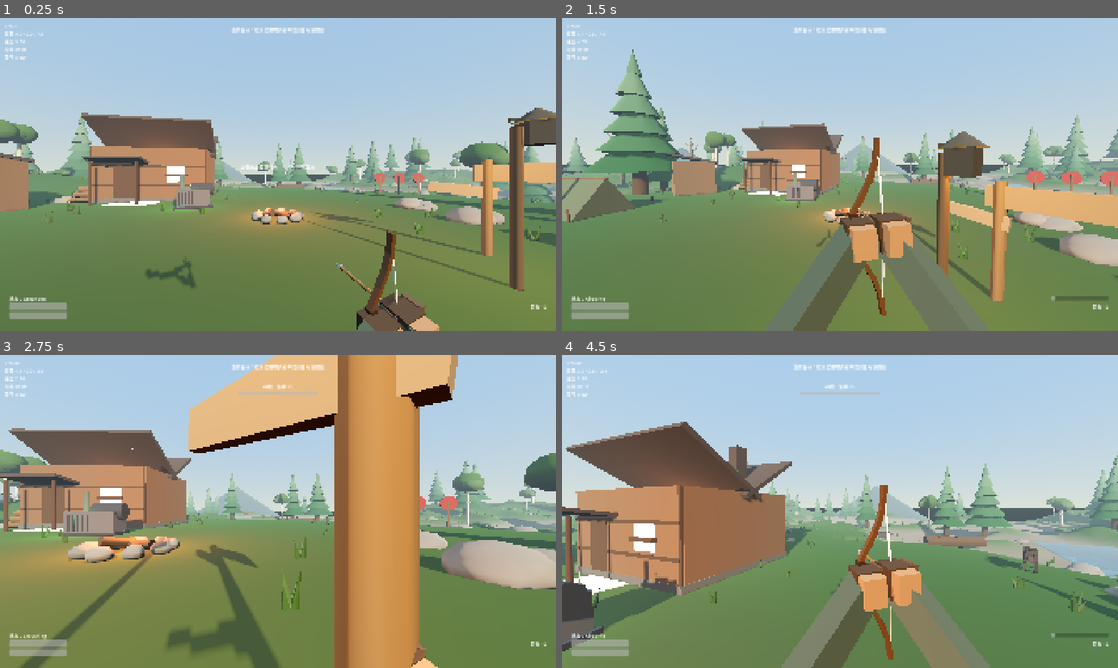
Above: before the commit, frames 1-4 (two rows, left to right).
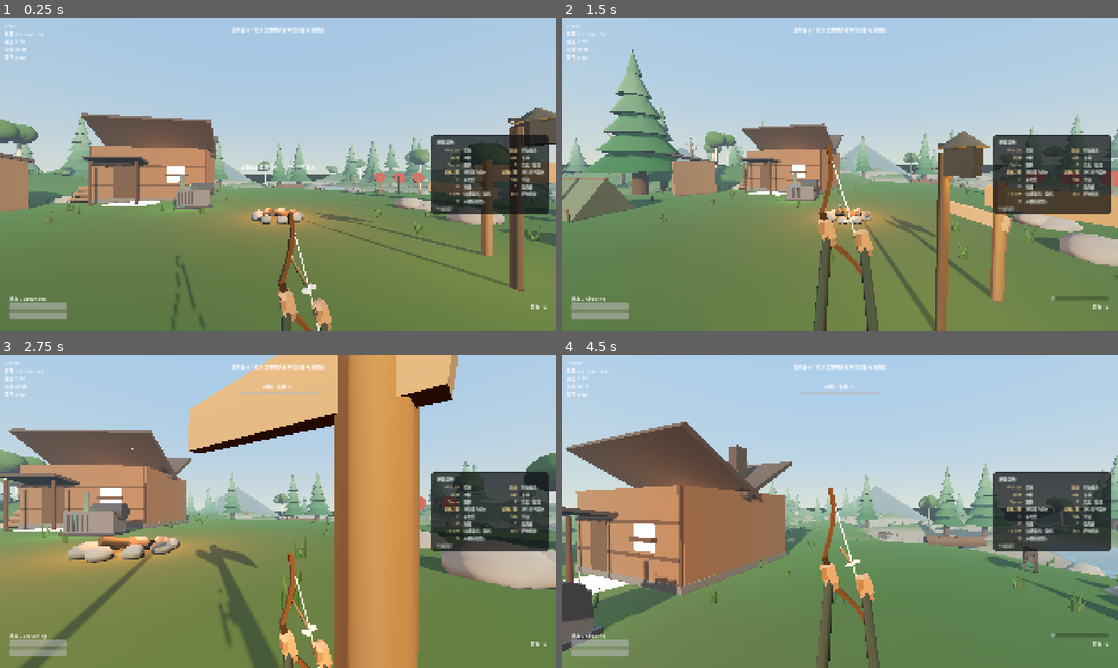
Above: after the commit, the same moments.

Repository: fengjutian/Forest-Adventure
Game: Godot game, scene res://scenes/main/main.tscn
Two runs of this game, one before a commit and one after it. Both use one fixed random seed, a clock stepped at 60 frames per second and the inputs below.
Inputs (mouse positions are in pixels of both pictures, inside the frame that each line leads up to):
- Up to frame 1 (0.25 s): no input
- Up to frame 2 (1.5 s): tap Enter at 0.5 s; move the mouse to (962, 158) at 0.52 s; hold D (move_right) 0.53-1.28 s; hold Right mouse button (aim) 0.53-1.28 s; click (962, 158) at 0.67 s; tap Space (jump) at 0.77, 1.07 s; tap C (compass) at 0.8, 1.35 s; move the mouse to (812, 174) at 1.27 s; hold W (move_forward) from 1.28 s (still down); click (812, 174) at 1.42 s
- Up to frame 3 (2.75 s): keep holding W (move_forward); tap Space (jump) at 1.52, 1.82 s; tap Ctrl (crouch) at 1.55 s; move the mouse to (289, 505) at 2.02 s; hold Ctrl (crouch) from 2.03 s (still down); click (289, 505) at 2.3 s
- Up to frame 4 (4.5 s): keep holding W (move_forward); move the mouse to (834, 517) at 2.77 s; release Ctrl (crouch) at 2.78 s; click (834, 517) at 2.85 s; tap Space (jump) at 3.02, 3.32, 3.77, 4.07 s; tap F (flashlight) at 3.05 s; move the mouse to (878, 514) at 3.52 s; hold F (flashlight) 3.53-4.28 s; click (878, 514) at 3.67 s; tap E (interact) at 3.8, 4.35 s; tap Tab (inventory) at 4.15 s; move the mouse to (795, 508) at 4.27 s; click (795, 508) at 4.42 s

The runs differ from the first frame. In frame 1, 8.5% of the frame differs, in the area x 26-99%, y 37-100%; in frame 2, 12%; in frame 3, 7.3%; in frame 4, 13%, in the area x 39-99%, y 37-100%.

Commit message:
feat: Enhance HUD with key hints and toggle functionality; improve first-person arm and bow model representation

Diff:
--- a/game/project.godot
+++ b/game/project.godot
@@ -97,6 +97,10 @@
 "deadzone": 0.5,
 "events": [Object(InputEventMouseButton,"button_index":2)]
 }
+toggle_help={
+"deadzone": 0.5,
+"events": [Object(InputEventKey,"physical_keycode":72)]
+}
 
 [layer_names]
 
--- a/game/scripts/gameplay/bow.gd
+++ b/game/scripts/gameplay/bow.gd
@@ -32,14 +32,17 @@
 ## 瞄准时的鼠标灵敏度倍率。
 @export var aim_sensitivity_scale: float = 0.45
 ## 垂下持弓时相对镜头的偏移与朝向。
-@export var view_offset: Vector3 = Vector3(0.26, -0.31, -0.47)
-@export var view_rotation_degrees: Vector3 = Vector3(8.0, 22.0, 10.0)
-## 举弓瞄准时相对镜头的偏移与朝向。弓弦落在屏幕中心。
-@export var aim_view_offset: Vector3 = Vector3(0.0, -0.02, -0.45)
-@export var aim_view_rotation_degrees: Vector3 = Vector3(0.0, 8.0, 0.0)
+@export var view_offset: Vector3 = Vector3(0.08, -0.3, -0.55)
+@export var view_rotation_degrees: Vector3 = Vector3(0.0, 10.0, 14.0)
+## 举弓瞄准时相对镜头的偏移与朝向。
+##
+## 主要靠滚转（绕 Z）把弓身侧过来，偏航只留一点点：
+## 偏航越大越容易看见箭杆，但箭也会越明显地偏向准星左侧。
+@export var aim_view_offset: Vector3 = Vector3(0.0, -0.03, -0.56)
+@export var aim_view_rotation_degrees: Vector3 = Vector3(0.0, 6.0, 18.0)
 ## 第一人称模型整体缩放。
-## 弓本身是 1.32 m 的猎弓，缩到 0.30 后与相机距离配合，正好占满画面高度。
-@export var view_scale: float = 0.30
+## 弓本身是 1.32 m 的猎弓，缩到 0.32 后与相机距离配合，正好占满画面高度。
+@export var view_scale: float = 0.32
 
 ## 弓本地坐标里的关键点。
 const GRIP_POINT := Vector3(-0.2, 0.0, 0.0)
@@ -48,14 +51,9 @@
 ## 弓弦静止位置（也是箭尾位置）。
 const NOCK_REST := Vector3(0.0, 0.02, 0.06)
 ## 满蓄力时弦被拉后的距离（弓本地单位）。乘上 view_scale 约 0.25 m。
-const MAX_DRAW := 0.92
+const MAX_DRAW := 0.72
 ## 手部缩放。弓是缩小的视图模型，手不能按真人尺寸摆，否则像个巨人。
-const HAND_SCALE := 0.62
-## 手臂两段长度与肩点（相机空间，米）。
-const LEFT_SHOULDER := Vector3(-0.2, -0.26, 0.03)
-const RIGHT_SHOULDER := Vector3(0.22, -0.26, 0.03)
-const UPPER_ARM := 0.33
-const FOREARM := 0.32
+const HAND_SCALE := 0.42
 ## 持弓摆动幅度（米 / 度）。
 const BOB_SIDE := 0.009
 const BOB_UP := 0.006
@@ -151,13 +149,13 @@
 	_string_top = _add_mesh(_bow_pivot, "StringTop", string_mesh)
 	_string_bottom = _add_mesh(_bow_pivot, "StringBottom", string_mesh)
 
-	var hand_mesh := PropKit.make_player_hand(Color(0.66, 0.49, 0.36), Color(0.27, 0.21, 0.16))
+	var hand_mesh := PropKit.make_player_hand(Color(0.6, 0.45, 0.33))
 	_left_hand = _add_mesh(_view_root, "LeftHand", hand_mesh)
 	_right_hand = _add_mesh(_view_root, "RightHand", hand_mesh)
 
-	var sleeve := Color(0.21, 0.24, 0.19)
-	var upper_mesh := PropKit.make_limb_mesh(sleeve)
-	var fore_mesh := PropKit.make_limb_mesh(sleeve.lightened(0.07))
+	var sleeve := Color(0.16, 0.18, 0.14)
+	var upper_mesh := PropKit.make_arm_mesh(sleeve)
+	var fore_mesh := PropKit.make_arm_mesh(sleeve.lightened(0.05))
 	_upper_left = _add_mesh(_view_root, "UpperArmLeft", upper_mesh)
 	_fore_left = _add_mesh(_view_root, "ForearmLeft", fore_mesh)
 	_upper_right = _add_mesh(_view_root, "UpperArmRight", upper_mesh)
@@ -316,20 +314,22 @@
 	var grip := bow * GRIP_POINT
 	var nock := bow * nock_local
 
-	# 双手：左手扣住握把，右手捏着弦并跟着拉开
+	# 双手：左手扣住握把，右手捏着弦并跟着拉开。
+	# 右手往右偏一点，免得把准星和箭挡住。
 	var left_hand_pos := grip + bow_rotation * Vector3(0.0, 0.0, 0.03)
-	var right_hand_pos := nock + bow_rotation * Vector3(0.0, 0.0, 0.018)
+	var right_hand_pos := nock + bow_rotation * Vector3(0.012, -0.055, 0.02)
 	var hand_basis := bow_rotation.scaled(Vector3.ONE * HAND_SCALE)
 	_left_hand.transform = Transform3D(hand_basis, left_hand_pos)
 	_right_hand.transform = Transform3D(hand_basis, right_hand_pos)
 
-	# 手臂：肩 → 肘 → 手。手到肩的距离超过臂长时自动伸直。
-	var left_elbow := _solve_elbow(LEFT_SHOULDER, left_hand_pos, UPPER_ARM, FOREARM, Vector3(-0.65, -1.0, 0.1))
-	var right_elbow := _solve_elbow(RIGHT_SHOULDER, right_hand_pos, UPPER_ARM, FOREARM, Vector3(0.7, -1.0, 0.1))
-	_upper_left.transform = _segment_transform(LEFT_SHOULDER, left_elbow, 0.066)
-	_fore_left.transform = _segment_transform(left_elbow, left_hand_pos, 0.058)
-	_upper_right.transform = _segment_transform(RIGHT_SHOULDER, right_elbow, 0.066)
-	_fore_right.transform = _segment_transform(right_elbow, right_hand_pos, 0.058)
+	# 前臂从画面下方竖直伸上来接住手。上臂再往下、往身后去，
+	# 整段都在画面外——第一人称里看到的只有一小截小臂，和真实持弓视角一致。
+	var left_elbow := left_hand_pos + Vector3(-0.02, -0.3, 0.05)
+	var right_elbow := right_hand_pos + Vector3(0.03, -0.28, 0.05)
+	_fore_left.transform = _segment_transform(left_elbow, left_hand_pos, 0.032)
+	_fore_right.transform = _segment_transform(right_elbow, right_hand_pos, 0.03)
+	_upper_left.transform = _segment_transform(left_elbow + Vector3(-0.1, -0.26, 0.08), left_elbow, 0.04)
+	_upper_right.transform = _segment_transform(right_elbow + Vector3(0.1, -0.26, 0.08), right_elbow, 0.04)
 
 	# 弓弦：两段折线，从上下弓臂尖端连到弦心；拉弦时折成 V 形
 	_string_top.transform = _segment_transform(STRING_TOP, nock_local, 0.012)
@@ -379,24 +379,6 @@
 	_view_root.rotation_degrees = Vector3(_sway.y, _sway.x, roll)
 
 
-## 两段手臂的肘部求解：已知肩、手和两段长度，求肘的位置。
-##
-## 肘落在「肩→手」连线的垂直平面上，方向由 bend 指定，避免反关节。
-static func _solve_elbow(shoulder: Vector3, hand: Vector3, upper: float, forearm: float, bend: Vector3) -> Vector3:
-	var to_hand := hand - shoulder
-	var distance := to_hand.length()
-	if distance < 0.0001:
-		return shoulder + Vector3(0.0, -upper, 0.0)
-	distance = clampf(distance, absf(upper - forearm) + 0.005, upper + forearm - 0.005)
-	var direction := to_hand.normalized()
-	var along := (upper * upper - forearm * forearm + distance * distance) / (2.0 * distance)
-	var height := sqrt(maxf(0.0, upper * upper - along * along))
-	var bend_direction := bend - direction * bend.dot(direction)
-	if bend_direction.length() < 0.001:
-		bend_direction = Vector3.DOWN
-	return shoulder + direction * along + bend_direction.normalized() * height
-
-
 ## 把一段沿 +Y 的方柱摆到 from → to，粗细为 thickness（与起点同一坐标空间）。
 static func _segment_transform(from: Vector3, to: Vector3, thickness: float) -> Transform3D:
 	var delta := to - from
--- a/game/scripts/ui/hud.gd
+++ b/game/scripts/ui/hud.gd
@@ -23,6 +23,15 @@
 var _hit_marker_timer: float = 0.0
 var _threat_timer: float = 0.0
 
+## 按键提示：进游戏先自动显示几秒，之后按 H 开关。
+const CONTROLS_HINT_SECONDS := 9.0
+const TOGGLE_HELP_ACTION := &"toggle_help"
+var _controls_panel: PanelContainer = null
+var _controls_toggle: Label = null
+var _controls_auto_timer: float = 0.0
+## 玩家用 H 手动打开后，就不再自动收起。
+var _controls_pinned: bool = false
+
 
 func _ready() -> void:
 	EventBus.interaction_target_changed.connect(_on_target_changed)
@@ -46,6 +55,10 @@
 	enemy_name.visible = false
 	enemy_bar.visible = false
 
+	_build_controls_hint()
+	_show_controls_hint(true)
+	_controls_auto_timer = CONTROLS_HINT_SECONDS
+
 	# Player 的 _ready 可能早于 HUD，首帧不会收到 health/stamina 广播，这里主动同步一次
 	_sync_from_player()
 
@@ -67,6 +80,7 @@
 	_update_hit_marker(_delta)
 	_update_bow_state()
 	_update_threat()
+	_update_controls_hint(_delta)
 
 
 func _update_bow_state() -> void:
@@ -118,8 +132,178 @@
 
 
 func _unhandled_input(event: InputEvent) -> void:
+	if event.is_action_pressed(TOGGLE_HELP_ACTION):
+		toggle_controls_hint()
+		return
 	if event.is_action_pressed("pause"):
 		release_mouse_hint()
+
+
+# ------------------------------------------------------------------ 按键提示
+
+## 打开/关闭按键提示面板。手动打开后不再自动收起。
+func toggle_controls_hint() -> void:
+	if _controls_panel == null:
+		return
+	var next := not _controls_panel.visible
+	_controls_pinned = next
+	_controls_auto_timer = 0.0
+	_show_controls_hint(next)
+
+
+func _show_controls_hint(show: bool) -> void:
+	if _controls_panel == null:
+		return
+	_controls_panel.visible = show
+	if _controls_toggle != null:
+		_controls_toggle.visible = not show
+
+
+func _update_controls_hint(delta: float) -> void:
+	if _controls_auto_timer <= 0.0:
+		return
+	_controls_auto_timer = maxf(0.0, _controls_auto_timer - delta)
+	if _controls_auto_timer <= 0.0 and not _controls_pinned:
+		_show_controls_hint(false)
+
+
+## 把动作绑定的第一个按键转成可读文本；鼠标动作直接给中文。
+func _binding_text(action: StringName) -> String:
+	for event in InputMap.action_get_events(action):
+		if event is InputEventKey:
+			var key := event as InputEventKey
+			var code: int = key.physical_keycode if key.physical_keycode != 0 else key.keycode
+			var text := OS.get_keycode_string(code)
+			if text == "Escape":
+				text = "Esc"
+			return text
+		if event is InputEventMouseButton:
+			var button := (event as InputEventMouseButton).button_index
+			if button == MOUSE_BUTTON_LEFT:
+				return "鼠标左键"
+			if button == MOUSE_BUTTON_RIGHT:
+				return "鼠标右键"
+	return "?"
+
+
+## 按键提示的内容：左列按键、右列动作，凑四列排成一张小表。
+func _controls_entries() -> Array:
+	var move := "%s %s %s %s" % [
+		_binding_text(&"move_forward"), _binding_text(&"move_left"),
+		_binding_text(&"move_back"), _binding_text(&"move_right"),
+	]
+	return [
+		[move, "移动"],
+		["鼠标", "转动视角"],
+		[_binding_text(&"sprint"), "冲刺"],
+		[_binding_text(&"crouch"), "下蹲"],
+		[_binding_text(&"jump"), "跳跃"],
+		[_binding_text(&"interact"), "交互 / 拾取"],
+		[_binding_text(&"fire"), "按住蓄力射击"],
+		[_binding_text(&"aim"), "按住举弓瞄准"],
+		[_binding_text(&"flashlight"), "手电筒"],
+		[_binding_text(&"inventory"), "背包"],
+		[_binding_text(&"map"), "地图"],
+		[_binding_text(&"compass"), "指南针"],
+		["%s / %s" % [_binding_text(&"quick_save"), _binding_text(&"quick_load")], "快速存档 / 读档"],
+		[_binding_text(&"pause"), "释放鼠标"],
+		[_binding_text(TOGGLE_HELP_ACTION), "开关按键提示"],
+	]
+
+
+## 按键提示面板完全由代码搭建：内容来自输入映射，改键后不用同步改 UI。
+func _build_controls_hint() -> void:
+	var root := Control.new()
+	root.name = "ControlsHint"
+	root.mouse_filter = Control.MOUSE_FILTER_IGNORE
+	root.set_anchors_preset(Control.PRESET_FULL_RECT)
+	add_child(root)
+
+	var style := StyleBoxFlat.new()
+	style.bg_color = Color(0.05, 0.06, 0.07, 0.72)
+	style.border_color = Color(1.0, 1.0, 1.0, 0.12)
+	style.set_border_width_all(1)
+	style.set_corner_radius_all(8)
+
+	var panel := PanelContainer.new()
+	panel.name = "ControlsPanel"
+	panel.mouse_filter = Control.MOUSE_FILTER_IGNORE
+	panel.add_theme_stylebox_override("panel", style)
+	panel.anchor_left = 1.0
+	panel.anchor_right = 1.0
+	panel.anchor_top = 0.5
+	panel.anchor_bottom = 0.5
+	panel.offset_left = -24.0
+	panel.offset_right = -24.0
+	panel.grow_horizontal = Control.GROW_DIRECTION_BEGIN
+	panel.grow_vertical = Control.GROW_DIRECTION_BOTH
+	root.add_child(panel)
+	_controls_panel = panel
+
+	var margin := MarginContainer.new()
+	margin.mouse_filter = Control.MOUSE_FILTER_IGNORE
+	margin.add_theme_constant_override("margin_left", 16)
+	margin.add_theme_constant_override("margin_right", 16)
+	margin.add_theme_constant_override("margin_top", 12)
+	margin.add_theme_constant_override("margin_bottom", 10)
+	panel.add_child(margin)
+
+	var box := VBoxContainer.new()
+	box.mouse_filter = Control.MOUSE_FILTER_IGNORE
+	box.add_theme_constant_override("separation", 8)
+	margin.add_child(box)
+
+	var title := Label.new()
+	title.text = "按键提示"
+	title.add_theme_font_size_override("font_size", 15)
+	title.add_theme_color_override("font_color", Color(0.92, 0.95, 0.9))
+	box.add_child(title)
+
+	var grid := GridContainer.new()
+	grid.mouse_filter = Control.MOUSE_FILTER_IGNORE
+	grid.columns = 4
+	grid.add_theme_constant_override("h_separation", 16)
+	grid.add_theme_constant_override("v_separation", 5)
+	box.add_child(grid)
+
+	for entry in _controls_entries():
+		var key := Label.new()
+		key.text = String(entry[0])
+		key.horizontal_alignment = HORIZONTAL_ALIGNMENT_RIGHT
+		key.custom_minimum_size = Vector2(78.0, 0.0)
+		key.add_theme_font_size_override("font_size", 13)
+		key.add_theme_color_override("font_color", Color(0.96, 0.84, 0.58))
+		grid.add_child(key)
+
+		var action := Label.new()
+		action.text = String(entry[1])
+		action.add_theme_font_size_override("font_size", 13)
+		action.add_theme_color_override("font_color", Color(0.86, 0.89, 0.86))
+		grid.add_child(action)
+
+	var footer := Label.new()
+	footer.text = "%s 收起提示" % _binding_text(TOGGLE_HELP_ACTION)
+	footer.add_theme_font_size_override("font_size", 11)
+	footer.add_theme_color_override("font_color", Color(0.7, 0.73, 0.7))
+	box.add_child(footer)
+
+	var toggle := Label.new()
+	toggle.name = "ToggleHint"
+	toggle.mouse_filter = Control.MOUSE_FILTER_IGNORE
+	toggle.text = "%s 按键提示" % _binding_text(TOGGLE_HELP_ACTION)
+	toggle.anchor_left = 1.0
+	toggle.anchor_right = 1.0
+	toggle.anchor_top = 0.0
+	toggle.anchor_bottom = 0.0
+	toggle.offset_left = -260.0
+	toggle.offset_right = -24.0
+	toggle.offset_top = 16.0
+	toggle.offset_bottom = 40.0
+	toggle.horizontal_alignment = HORIZONTAL_ALIGNMENT_RIGHT
+	toggle.add_theme_font_size_override("font_size", 13)
+	toggle.modulate = Color(1.0, 1.0, 1.0, 0.55)
+	root.add_child(toggle)
+	_controls_toggle = toggle
 
 
 ## 鼠标未被捕获时提示玩家点击画面，Esc 归还鼠标。
@@ -144,7 +328,8 @@
 	var prompt := "交互"
 	if target.has_method("get_prompt"):
 		prompt = String(target.get_prompt(actor))
-	interaction_prompt.text = prompt
+	# 交互提示带上当前绑定键，改键后自动跟着变
+	interaction_prompt.text = "[%s] %s" % [_binding_text(&"interact"), prompt]
 
 
 func _on_health_changed(current: float, maximum: float) -> void:
--- a/game/scripts/world/prop_kit.gd
+++ b/game/scripts/world/prop_kit.gd
@@ -423,21 +423,38 @@
 	return merge([_box(Vector3(1, 1, 1), _xform(Vector3(0, 0.5, 0)), color)])
 
 
-## 第一人称手部：握拳，四指在 -Z 一侧（包住握把），拇指在 +X 一侧。
-##
-## 以掌心为原点，方便直接摆到握把或弓弦上。
-static func make_player_hand(skin: Color, glove: Color) -> ArrayMesh:
-	var parts: Array = []
-	# 手背与手掌
-	parts.append(_box(Vector3(0.085, 0.1, 0.075), _xform(Vector3.ZERO), glove))
-	# 四指：竖直叠起来，正好扣住竖直的弓把
+## 手臂：沿 +Y 从 0 长到 1 的八棱柱，肩端粗、腕端细。
+##
+## 用逐渐收细的八棱柱而不是方柱，第一人称里才像一条手臂，
+## 而不是一块斜着插进画面的木板。
+static func make_arm_mesh(color: Color) -> ArrayMesh:
+	var mesh := CylinderMesh.new()
+	mesh.top_radius = 0.36
+	mesh.bottom_radius = 0.5
+	mesh.height = 1.0
+	mesh.radial_segments = 8
+	mesh.rings = 1
+	return merge([[mesh, _xform(Vector3(0, 0.5, 0)), color]])
+
+
+## 第一人称手部：握拳，手背朝向镜头，四指在 -Z 一侧包住握把。
+##
+## 拇指压在握把靠近镜头的一侧——第一人称里能看见它，手才像在“握”，
+## 而不是一只悬空的方块。手腕朝下接前臂。
+static func make_player_hand(skin: Color) -> ArrayMesh:
+	var parts: Array = []
+	# 手背
+	parts.append(_box(Vector3(0.082, 0.1, 0.062), _xform(Vector3.ZERO), skin))
+	# 四指：在 -Z 侧竖直叠起来，正好扣住竖直的弓把
 	for i in 4:
-		var y := 0.033 - float(i) * 0.023
-		parts.append(_box(Vector3(0.08, 0.02, 0.055), _xform(Vector3(0, y, -0.048)), glove.darkened(0.08)))
-	# 拇指：从侧面压住握把
-	parts.append(_box(Vector3(0.03, 0.055, 0.07), _xform(Vector3(0.052, 0.02, -0.02), Vector3(0, 0, -20)), glove.lightened(0.06)))
-	# 手腕
-	parts.append(_box(Vector3(0.072, 0.09, 0.06), _xform(Vector3(0, 0, 0.052)), skin.darkened(0.1)))
+		var y := 0.03 - float(i) * 0.022
+		parts.append(_box(Vector3(0.074, 0.018, 0.05), _xform(Vector3(0.0, y, -0.052)), skin.darkened(0.12)))
+	# 指节：手背外沿
+	parts.append(_box(Vector3(0.072, 0.018, 0.024), _xform(Vector3(0.0, 0.044, -0.022)), skin.lightened(0.04)))
+	# 拇指：压在握把靠镜头一侧，从第一人称能直接看见
+	parts.append(_box(Vector3(0.032, 0.075, 0.042), _xform(Vector3(-0.026, 0.035, 0.028), Vector3(18, 0, -12)), skin))
+	# 手腕：朝下接前臂
+	parts.append(_box(Vector3(0.06, 0.05, 0.05), _xform(Vector3(0.0, -0.068, 0.0)), skin.darkened(0.18)))
 	return merge(parts)
 
 
--- a/game/tests/test_smoke.gd
+++ b/game/tests/test_smoke.gd
@@ -9,6 +9,7 @@
 	"move_forward", "move_back", "move_left", "move_right",
 	"sprint", "crouch", "jump", "interact", "flashlight",
 	"inventory", "map", "compass", "pause", "quick_save", "quick_load",
+	"aim", "fire", "toggle_help",
 ]
 
 const REQUIRED_SAVE_KEYS := [
@@ -42,6 +43,7 @@
 	_test_mouse_capture()
 	await _test_player_grounding()
 	await _test_first_person_motion()
+	_test_hud_key_hints()
 	_test_quest_definition()
 	_test_quest_chain()
 	_test_inventory()
@@ -113,7 +115,11 @@
 	if bow == null:
 		return
 
-	var view := bow.get_node_or_null("BowViewModel") as Node3D
+	var camera := _player.camera
+	_assert(camera != null, "玩家有第一人称相机")
+	if camera == null:
+		return
+	var view := camera.get_node_or_null("BowViewModel") as Node3D
 	_assert(view != null, "第一人称持弓挂在相机下")
 	if view == null:
 		return
@@ -128,8 +134,7 @@
 		and view.get_node_or_null("BowPivot/StringBottom") != null, "弓弦是两段可拉开的折线")
 
 	var right_hand := view.get_node_or_null("RightHand") as Node3D
-	var camera := _player.camera
-	if right_hand == null or camera == null:
+	if right_hand == null:
 		return
 
 	# 蓄力时右手必须把弦往后拉（而不是一只静态的手）
@@ -159,6 +164,40 @@
 	_assert(max_offset > 0.002, "走路时镜头有起伏（峰值 %.3f m）" % max_offset)
 
 
+## HUD 按键提示：面板、H 开关、交互提示带按键。
+func _test_hud_key_hints() -> void:
+	var hud := _main.get_node_or_null("UI") as HUD
+	_assert(hud != null, "HUD 已实例化")
+	if hud == null:
+		return
+	var hint := hud.get_node_or_null("ControlsHint")
+	_assert(hint != null, "HUD 有按键提示层")
+	if hint == null:
+		return
+	var panel := hint.get_node_or_null("ControlsPanel") as Control
+	_assert(panel != null, "按键提示面板已创建")
+	if panel == null:
+		return
+	_assert(panel.visible, "进游戏先自动显示按键提示")
+
+	var toggle := hint.get_node_or_null("ToggleHint") as Control
+	hud.toggle_controls_hint()
+	_assert(not panel.visible, "H 可以收起按键提示")
+	_assert(toggle != null and toggle.visible, "收起后角落保留 H 角标")
+	hud.toggle_controls_hint()
+	_assert(panel.visible, "再按 H 能重新打开按键提示")
+
+	# 交互提示要带当前按键：拾取时显示「[E] 拾取」
+	var crate := _find_interactable(&"supply_crate")
+	_assert(crate != null, "找到可交互的物资箱（按键提示测试）")
+	if crate == null:
+		return
+	EventBus.interaction_target_changed.emit(crate)
+	var prompt := (hud.get_node("InteractionPrompt") as Label).text
+	_assert(prompt.begins_with("[") and prompt.contains("]"), "交互提示带按键前缀（%s）" % prompt)
+	EventBus.interaction_target_changed.emit(null)
+
+
 func _test_quest_definition() -> void:
 	var definition := _quest_manager.get_definition(&"camp_comm_radio")
 	_assert(definition != null, "任务定义已注册")
Not shown, changed: docs/technical-design.md
